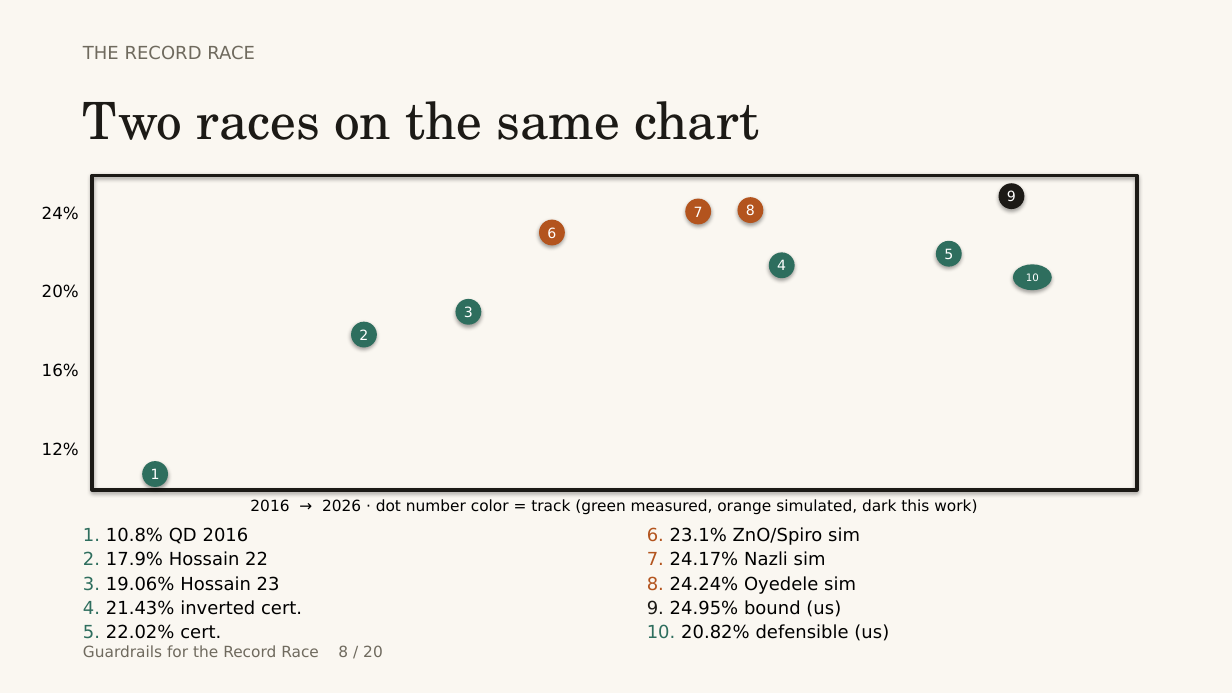
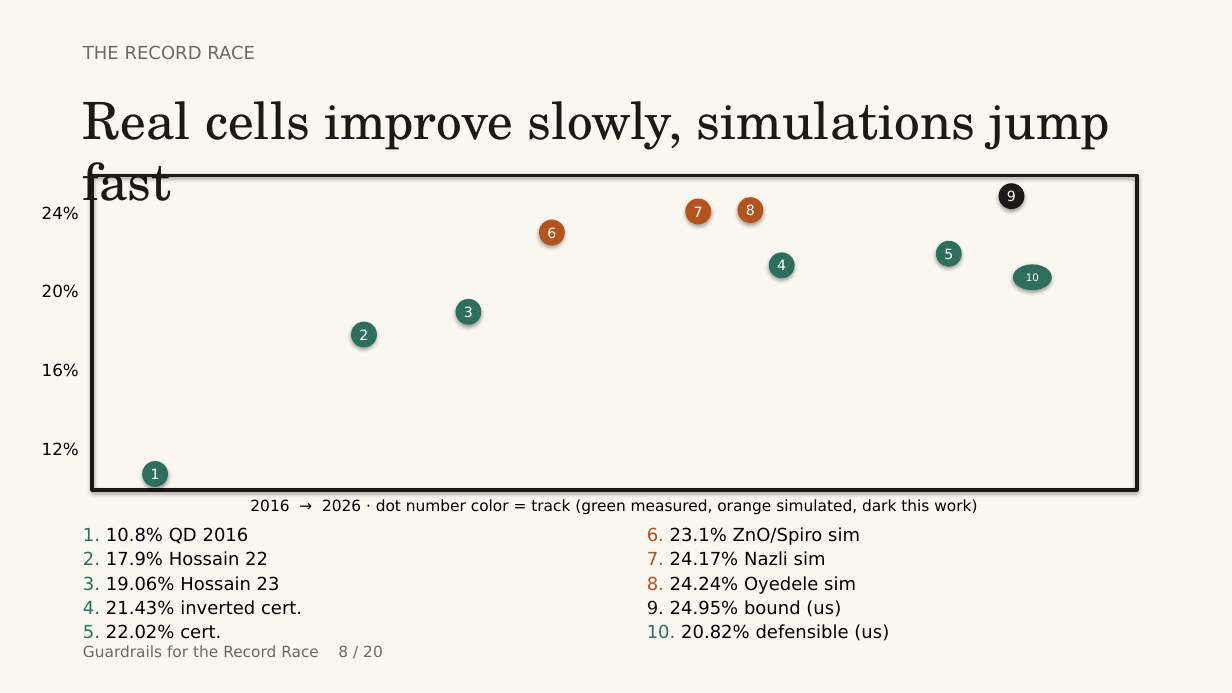
Before and after one commit to touhidsiddiqueeraj-bit/cspbi3-cbts-guardrailed, a slide deck: slide 8 of opendesign/mockups/record-race-deck/record-race-deck.pptx. Drawn at 1232x693 pixels with LibreOffice and Linux fonts; fonts in the diff are those of the drawing. Boxes give left, top, right and bottom in pixels: in the first picture for what was removed or moved away, otherwise in the second. Text is boxed around its words. In the diff, an @@ line names an element or a change of style, - is before the commit and + after.

```diff
--- a/opendesign/mockups/record-race-deck/record-race-deck.pptx
+++ b/opendesign/mockups/record-race-deck/record-race-deck.pptx
@@ text at (x1=83, y1=101, x2=1110, y2=215): text changed @@
-Two races on the same chart
+Real cells improve slowly, simulations jump fast
```
Also in this commit, not shown: 19 other slides changed, 2 other files.
